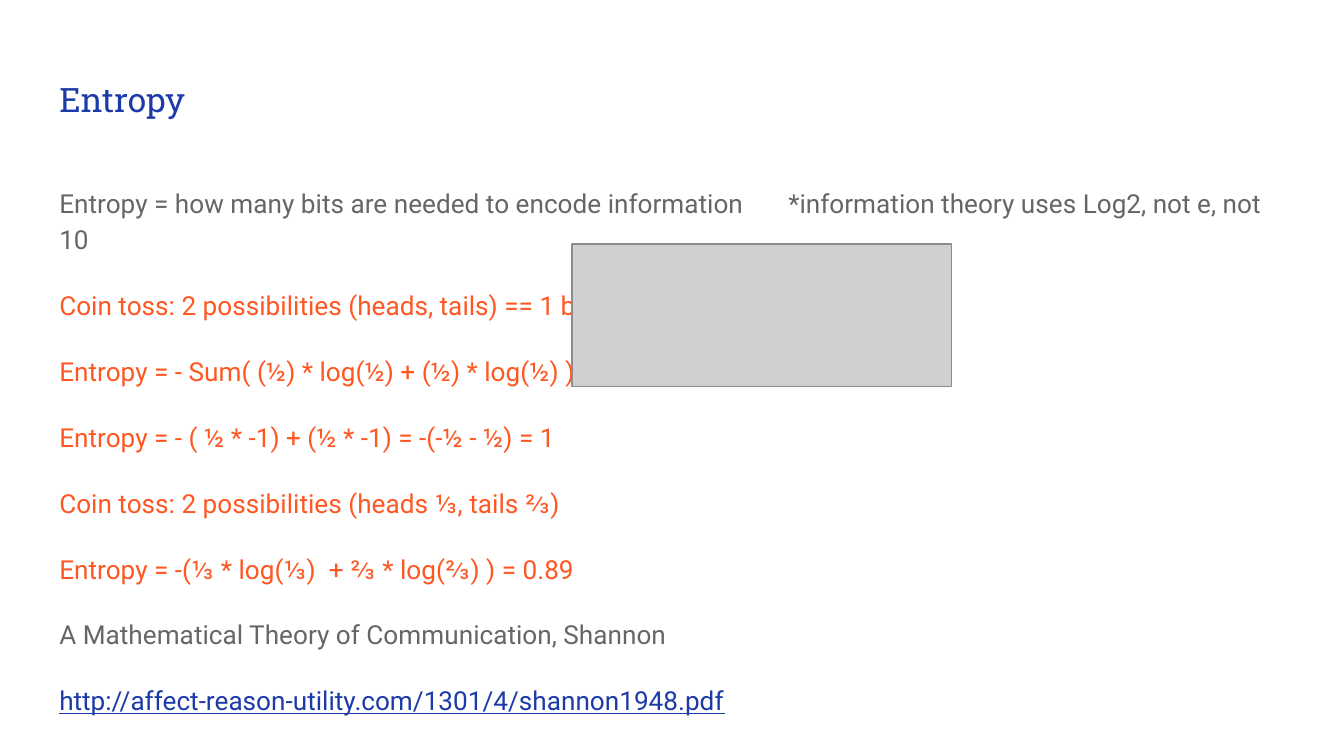
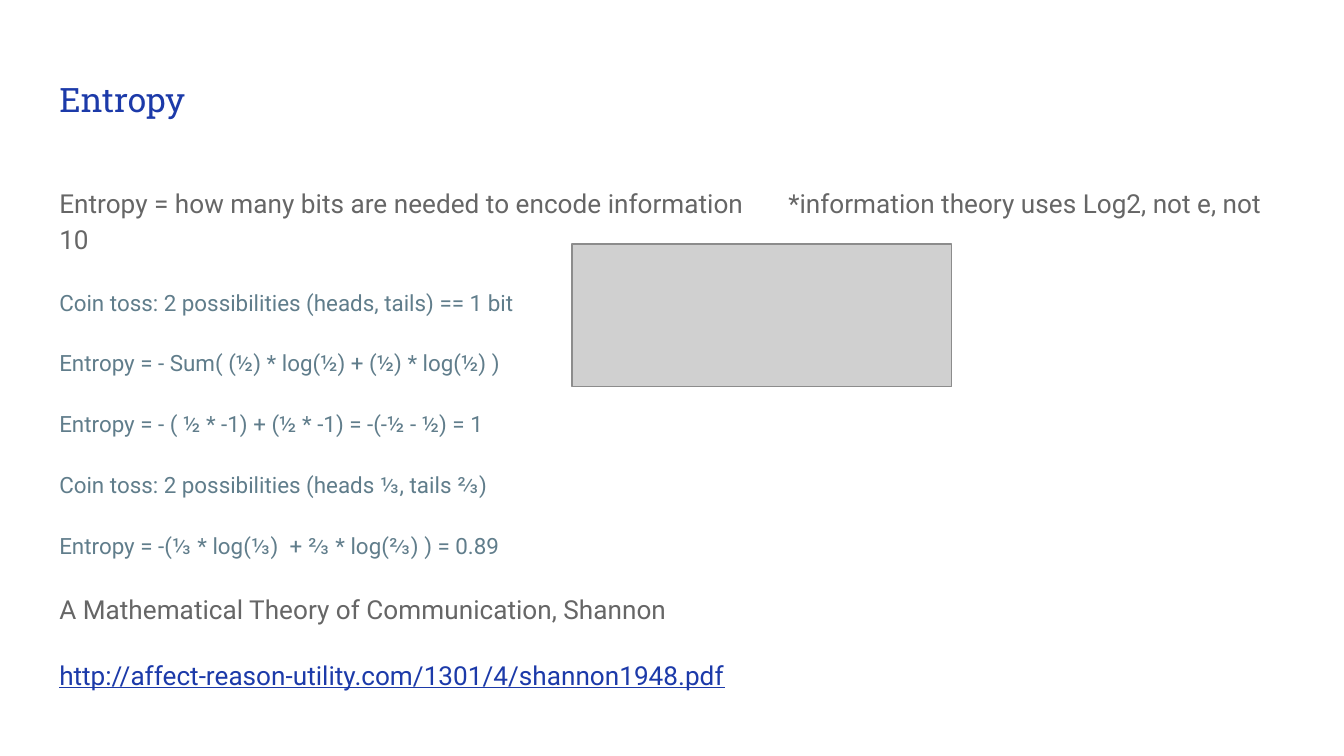
Before and after one commit to timestocome/DeepLearning-Talks, a slide deck: slide 19 of NeuralNets (under the hood)/Neural Network Math.pptx. Drawn at 1344x756 pixels with LibreOffice and Linux fonts; fonts in the diff are those of the drawing; grey boxes stand for pictures. Boxes give left, top, right and bottom in pixels: in the first picture for what was removed or moved away, otherwise in the second. Text is boxed around its words. In the diff, an @@ line names an element or a change of style, - is before the commit and + after.

```diff
--- a/NeuralNets (under the hood)/Neural Network Math.pptx
+++ b/NeuralNets (under the hood)/Neural Network Math.pptx
@@ text at [59, 293, 513, 559]: size 14 to 12 pt, text colour #FF5722 to #607D8B in "Coin toss: 2 possibilities (heads, tails) == ...", "Entropy = - Sum( (½) * log(½) ...", "Entropy = - ( ½ * -1) ...", "Coin toss: 2 possibilities (heads ⅓, tails ..." and 1 more places @@
```
Also in this commit, not shown: 15 other slides changed, 1 other file.
